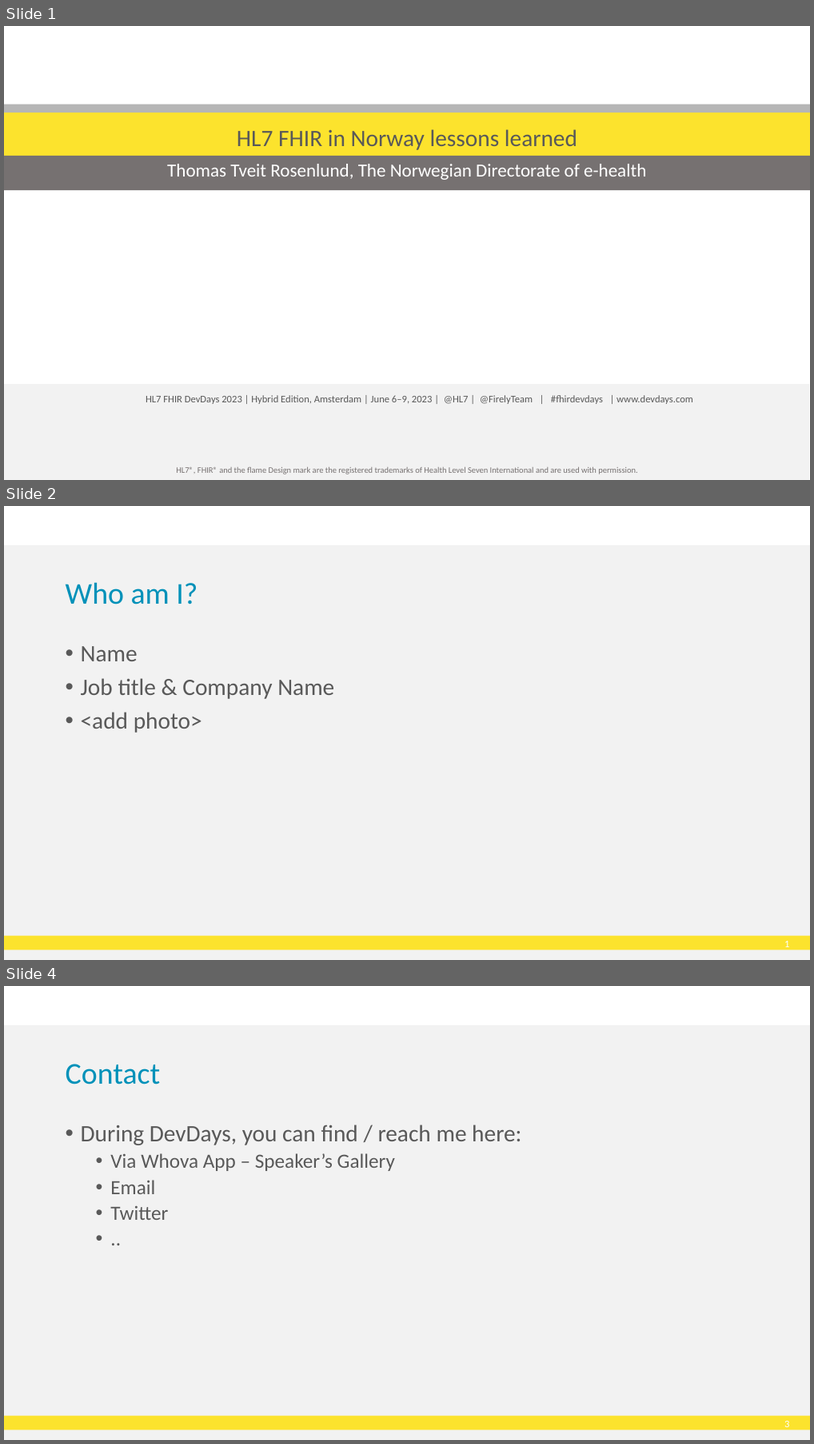
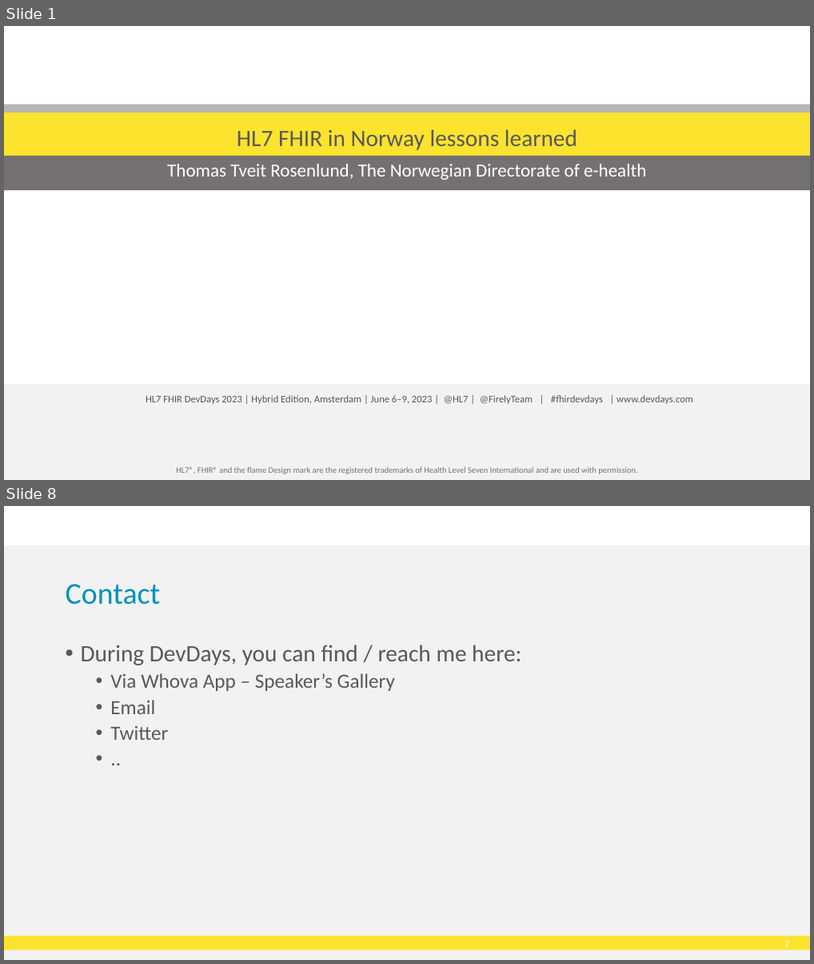
Before and after one commit to HL7Norway/best-practice, a slide deck: docs/presentasjoner/DD23_CT_230508_Thomas_Tveit_Rosenlund_FHIR-in-Norway.pptx. Shown one above the other, each under a label of ours: slides 1, 2 and 4 before the commit, slides 1 and 8 after it; the slides between them are not shown. The pictures are 814x1444 and 814x964 pixels, drawn with LibreOffice and Linux fonts; fonts in the diff are those of the drawing; background and template pictures are left out. Boxes give left, top, right and bottom in pixels: in the first picture for what was removed or moved away, otherwise in the second. Text is boxed around its words. In the diff, an @@ line names an element or a change of style, - is before the commit and + after.

```diff
--- a/docs/presentasjoner/DD23_CT_230508_Thomas_Tveit_Rosenlund_FHIR-in-Norway.pptx
+++ b/docs/presentasjoner/DD23_CT_230508_Thomas_Tveit_Rosenlund_FHIR-in-Norway.pptx
@@ slide 2 removed at (4, 506, 810, 960), background #FFFFFF; not listed: 3 template elements that a slide beside it also shows @@
@@ title removed at (66, 582, 198, 604) @@
-Who am I?
@@ text removed at (81, 646, 334, 732) @@
-• Name
-• Job title & Company Name
-• <add photo>
@@ what was slide 4 is now slide 8 @@
@@ page number at (785, 940, 790, 947): text changed @@
-3
+7
```
Also in this commit, not shown: 6 slides added, 1 other slide removed.
